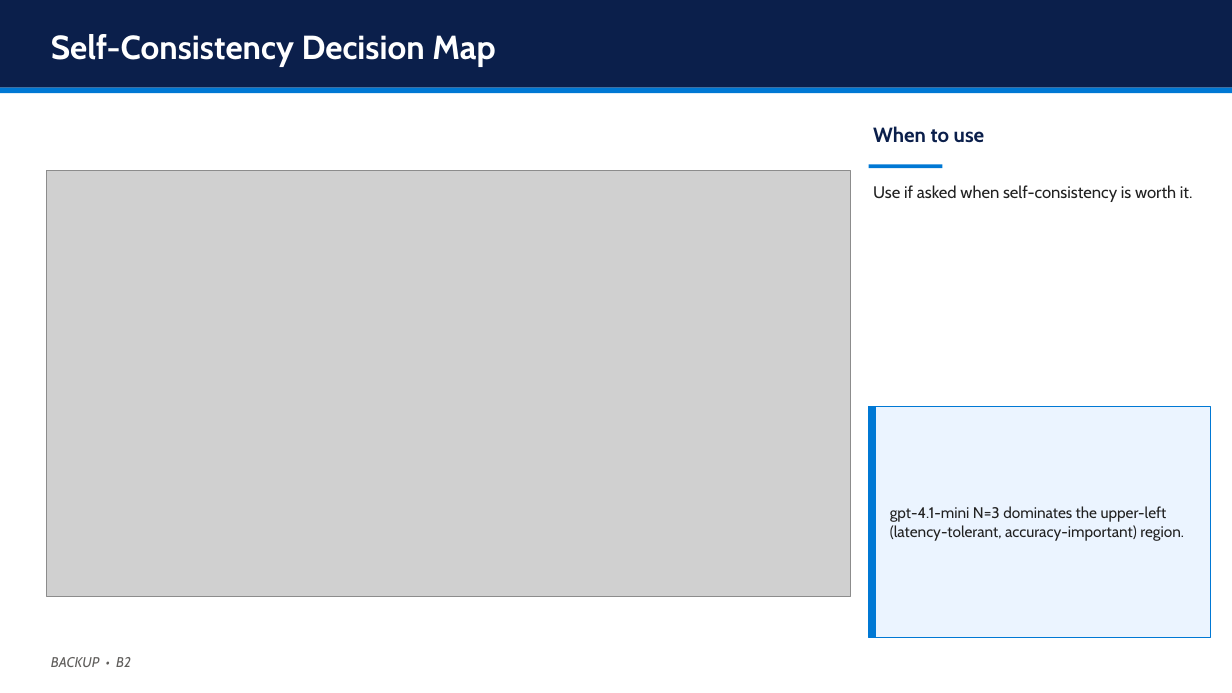
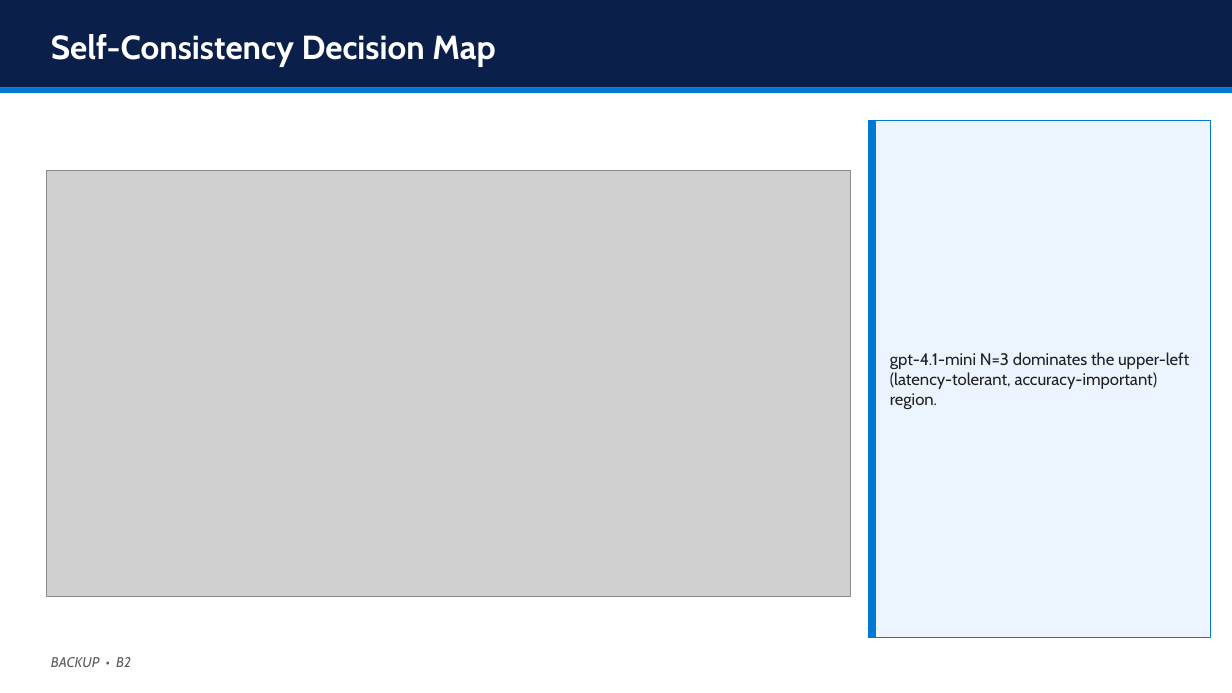
Before and after one commit to MatinAbaszada/llm-evaluation-azure, a slide deck: slide 20 of Presentation/Thesis_Defense.pptx (slide 18 before the commit). Drawn at 1232x693 pixels with LibreOffice and Linux fonts; fonts in the diff are those of the drawing; grey boxes stand for pictures. Boxes give left, top, right and bottom in pixels: in the first picture for what was removed or moved away, otherwise in the second. Text is boxed around its words. In the diff, an @@ line names an element or a change of style, - is before the commit and + after.

```diff
--- a/Presentation/Thesis_Defense.pptx
+++ b/Presentation/Thesis_Defense.pptx
@@ rectangle resized from (x1=869, y1=165, x2=943, y2=168) to (x1=869, y1=120, x2=876, y2=638) @@
@@ rectangle resized from (x1=869, y1=407, x2=1211, y2=638) to (x1=869, y1=120, x2=1211, y2=638) @@
@@ text removed at (x1=873, y1=126, x2=985, y2=143) @@
-When to use
@@ text "gpt-4.1-mini N=3 dominates the upper-left ..." moved from (x1=890, y1=506, x2=1184, y2=541) to (x1=890, y1=352, x2=1189, y2=409) @@
@@ text "gpt-4.1-mini N=3 dominates the upper-left ..." at (x1=890, y1=352, x2=1189, y2=409): size 12 to 13 pt @@
@@ text removed at (x1=873, y1=185, x2=1193, y2=202) @@
-Use if asked when self-consistency is worth it.
@@ rectangle removed at (x1=869, y1=407, x2=876, y2=638) @@
```
Also in this commit, not shown: 17 other slides changed, 3 slides added, 8 other files.
